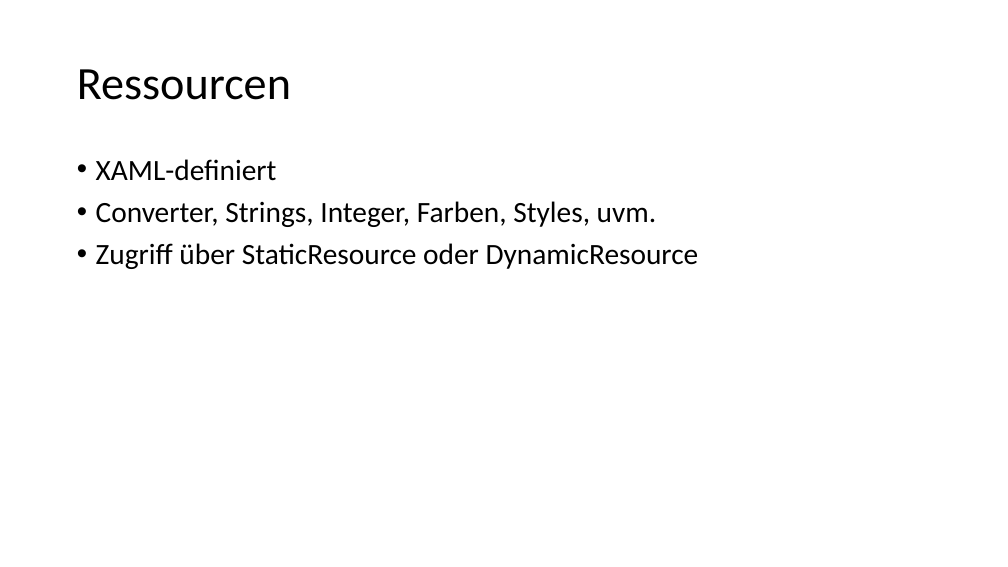
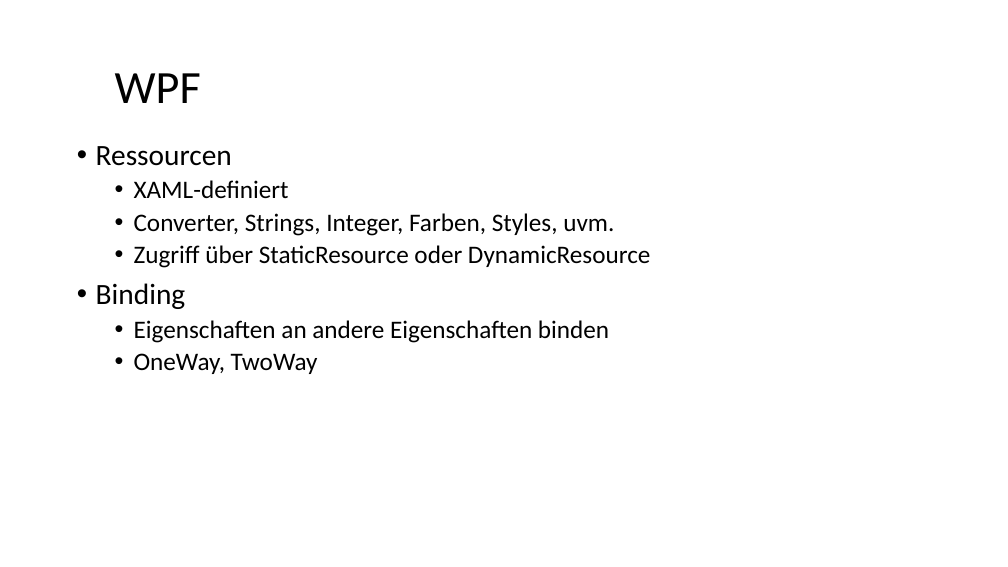
Before and after one commit to Steffen543/InformatikSeminarDemo, a slide deck: slide 7 of Präsentation_Steffen.pptx. Drawn at 1008x567 pixels with LibreOffice and Linux fonts; fonts in the diff are those of the drawing. Boxes give left, top, right and bottom in pixels: in the first picture for what was removed or moved away, otherwise in the second. Text is boxed around its words. In the diff, an @@ line names an element or a change of style, - is before the commit and + after.

```diff
--- a/Präsentation_Steffen.pptx
+++ b/Präsentation_Steffen.pptx
@@ title removed at [77, 69, 291, 100] @@
-Ressourcen
@@ title added at [115, 73, 201, 103], 44 pt, text #000000 @@
+WPF
@@ text "Ressourcen": place and size @@
-text "Ressourcen" at [96, 159, 699, 269]
+text "Ressourcen" at [96, 146, 650, 374]
@@ text at [96, 146, 232, 166]: paragraph added @@
+• Ressourcen
@@ text at [134, 180, 650, 268]: size 28 to 24 pt in "XAML-definiert", "Converter, Strings, Integer, Farben, Styles, uvm.", "Zugriff über StaticResource oder DynamicResource"; list level 1 to 2 in "XAML-definiert"; list level 1 to 2 in "Converter, Strings, Integer, Farben, Styles, ..."; list level 1 to 2 in "Zugriff über StaticResource oder DynamicResource" @@
@@ text at [96, 283, 609, 374]: paragraphs added @@
+• Binding
+  • Eigenschaften an andere Eigenschaften binden
+  • OneWay, TwoWay
```
Also in this commit, not shown: 1 other slide changed, 3 slides removed.
